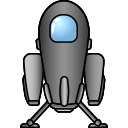
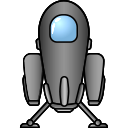
Two versions of the same layered image (128x128). Layer-by-layer changes:
added layer "369 Base copia" above "369 Base" over [19, 0, 88, 128]
